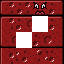
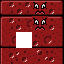
Two versions of the same layered image (64x64). Layer-by-layer changes:
added layer "Layer 18" above "Layer 17" over left=32, top=30, right=48, bottom=32
renamed "Layer 5" to "Layer 17", painted on it over left=32, top=16, right=48, bottom=32
